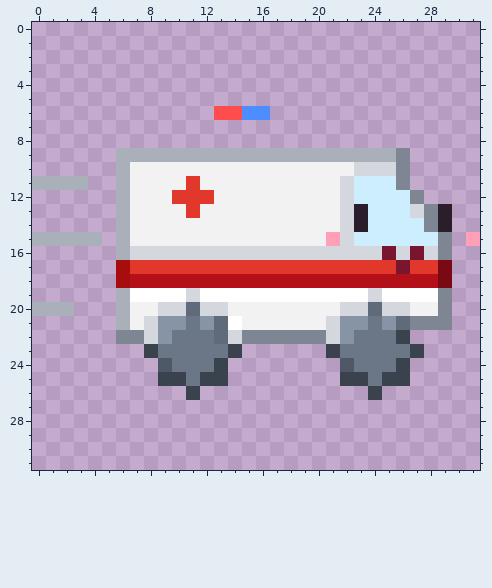
Pixel-art file: src/media/photos/sprites/stickers/ambulance_zoom.aseprite. That is the earlier state.
32x32 pixels, 1 frame.
After:
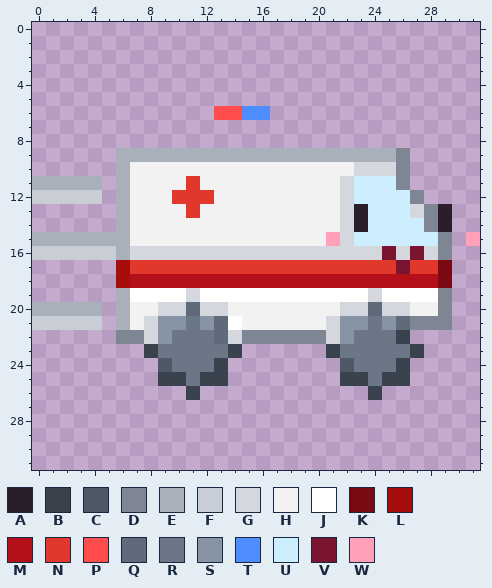
Palette (. is transparent): A #2a1e2a  B #3a424e  C #4f5866  D #7d8692  E #a9b0ba  F #c9ced6  G #d4d8de  H #f2f2f2  J #ffffff  K #7a0914  L #a80d0d  M #b3101a  N #e2372b  P #ff4d4d  Q #5f6b7b  R #6b7787  S #8794a6  T #4d8dff  U #cdeeff  V #7a1530  W #ff9fb8
Diff:
The author put colour E in row 11 at x 4; in row 15 at x 5; in row 20 at x 3 to 4.
The author put colour F in row 12 at x 0 to 4; in row 16 at x 0 to 5; in row 21 at x 0 to 4.
